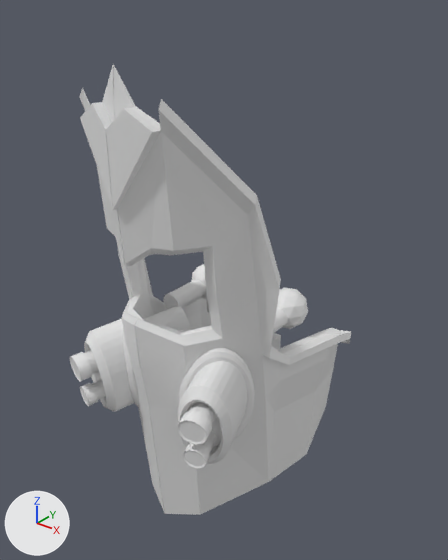
The Blender file Objects3D/caos/marauder.blend as it was, and as the next commit left it.
One viewpoint serves both versions: a 50 mm camera at (55.8, -66.8, 91.6) aimed at (-2.1, 5.6, 46.8). Every picture has the same lights, and +X, +Y and +Z are marked at lower left.

Before the edit, the objects in view are built like this:
```python
ob_base = bpy.data.objects.new('base', me_plane_001)
ob_base.parent = ob_root
ob_base.location = (0.227, -1.45, 42.56)
ob_canon = bpy.data.objects.new('canon', me_cylinder_003)
ob_canon.parent = ob_base
ob_canon.location = (0.233, -13.32, 36.25)
ob_canon1d = bpy.data.objects.new('canon1d', me_cylinder_011)
ob_canon1d.parent = ob_canon
ob_canon1d.location = (-10.53, -15.63, 38.4)
ob_canon1i = bpy.data.objects.new('canon1i', me_cylinder_014)
ob_canon1i.parent = ob_canon
ob_canon1i.location = (10.98, -15.63, 38.4)
ob_canon2d = bpy.data.objects.new('canon2d', me_cylinder_012)
ob_canon2d.parent = ob_canon
ob_canon2d.location = (-10.31, -15.52, 33.0)
ob_canon2i = bpy.data.objects.new('canon2i', me_cylinder_013)
ob_canon2i.parent = ob_canon
ob_canon2i.location = (10.76, -15.52, 33.0)
ob_hombre = bpy.data.objects.new('hombre', me_cylinder_002)
ob_hombre.parent = ob_base
ob_hombre.location = (0.611, 8.018, 50.92)
```
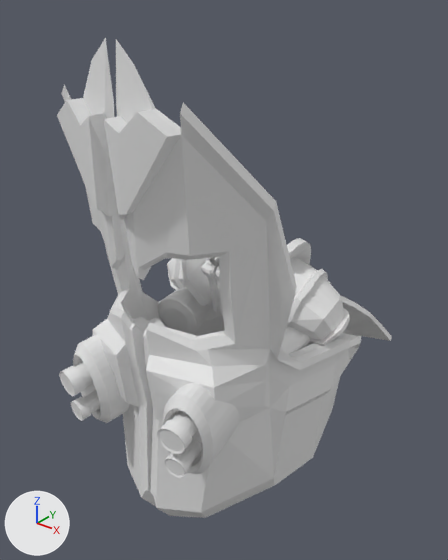
Commit message: marauder model upgrade

What changed in the scene script:
```text
Change me_plane_001:
    used by ob_base; parent = ob_root; location = (0.227, -1.45, 42.56)
    remove me_plane_001.from_pydata(...)  # 1463 vertices, 1420 faces; spans x -15.5..15.5, y -17.7..23.4, z -32.8..40.5
    add me_plane_001.from_pydata(...)  # 502 vertices, 494 faces; spans x -17.8..17.8, y -15.9..29.5, z -32.6..42.4
    me_plane_001 part 1: the loose piece of 266 vertices spanning x -15.5..15.5, y -17.7..23.4, z -31.4..40.5 is rebuilt with 233 vertices and now spans x -17.8..-0.1, y -15.9..26.3, z -32.6..42.4
    me_plane_001 part 2: a new loose piece of 233 vertices spanning x 0.1..17.8, y -15.9..26.3, z -32.6..42.4
    me_plane_001 part 3: the loose piece of 576 vertices spanning x -12.3..-4.3, y -12.5..-3.4, z -15.2..2.9 is deleted
    me_plane_001 part 4: the loose piece of 576 vertices spanning x 4.3..12.3, y -12.5..-3.4, z -15.2..2.9 is deleted
Change me_cylinder_002:
    used by ob_hombre; parent = ob_base; location = (0.611, 8.018, 50.92)
    remove me_cylinder_002.from_pydata(...)  # 1312 vertices, 1287 faces; spans x -11.4..11.2, y -9.7..4.6, z -22.9..5.8
    add me_cylinder_002.from_pydata(...)  # 384 vertices, 294 faces; spans x -14.6..11.9, y -7.2..7.4, z -12.5..7.3
    me_cylinder_002 part 5: 7 loose pieces with 1254 vertices, spanning x -9.8..11.2, y -9.7..4.4, z -22.9..5.8, are deleted
    me_cylinder_002 part 6: 58 vertices removed from x -11.4..6.0, y -4.4..4.6, z -13.5..-3.7; 384 vertices added at x -14.6..11.9, y -7.2..7.4, z -12.5..7.3
Change me_cylinder_003:
    used by ob_canon; parent = ob_base; location = (0.233, -13.32, 36.25)
    remove me_cylinder_003.from_pydata(...)  # 642 vertices, 518 faces; spans x -14.3..14.3, y -3.9..13.7, z -7.8..7.8
    add me_cylinder_003.from_pydata(...)  # 674 vertices, 551 faces; spans x -13.7..13.7, y -3.7..13.7, z -7.8..7.8
    me_cylinder_003 part 7: 1 vertex moved within x 10.7, y -2.9, z 4.6; 287 vertices removed from x 2.5..14.3, y -3.9..13.7, z -7.8..7.8; 319 vertices added at x 4.4..13.7, y -3.7..13.7, z -7.8..7.8
    me_cylinder_003 part 8: 1 vertex moved within x -10.7, y -2.9, z 4.6; 287 vertices removed from x -14.3..-2.5, y -3.9..13.7, z -7.8..7.8; 287 vertices added at x -13.7..-4.4, y -3.7..12.3, z -7.8..7.8
Change ob_base:
    ob_base.location: (0.227, -1.45, 42.56) -> (-0.000137, -4.36, 43.35)
Change ob_hombre:
    ob_hombre.matrix_parent_inverse: Matrix(((1.0, 0.0, 0.0, -0.227), (0.0, 1.0, 0.0, 1.45), (0.0, 0.0, 1.0, -42.56), (0.0, 0.0, 0.0, 1.0))) -> Matrix(((1.0, 0.0, 0.0, 0.000137), (0.0, 1.0, 0.0, 4.36), (0.0, 0.0, 1.0, -43.35), (0.0, 0.0, 0.0, 1.0)))
    ob_hombre.location: (0.611, 8.018, 50.92) -> (2.661, 11.73, 41.78)
Change ob_canon:
    ob_canon.matrix_parent_inverse: Matrix(((1.0, 0.0, 0.0, -0.227), (0.0, 1.0, 0.0, 1.45), (0.0, 0.0, 1.0, -42.56), (0.0, 0.0, 0.0, 1.0))) -> Matrix(((1.0, 0.0, 0.0, 0.000137), (0.0, 1.0, 0.0, 4.36), (0.0, 0.0, 1.0, -43.35), (0.0, 0.0, 0.0, 1.0)))
    ob_canon.location: (0.233, -13.32, 36.25) -> (-0.0393, -15.47, 35.53)
Change ob_canon2i:
    ob_canon2i.location: (10.76, -15.52, 33.0) -> (9.714, -17.77, 32.28)
Change ob_canon2d:
    ob_canon2d.matrix_parent_inverse: Matrix(((1.0, 0.0, 0.0, -0.233), (0.0, 1.0, 0.0, 13.32), (0.0, 0.0, 1.0, -36.25), (0.0, 0.0, 0.0, 1.0))) -> Matrix(((1.0, 0.0, 0.0, 0.0393), (0.0, 1.0, 0.0, 15.47), (0.0, 0.0, 1.0, -35.53), (0.0, 0.0, 0.0, 1.0)))
    ob_canon2d.location: (-10.31, -15.52, 33.0) -> (-9.564, -17.99, 32.24)
Change ob_canon1i:
    ob_canon1i.matrix_parent_inverse: Matrix(((1.0, 0.0, 0.0, -0.233), (0.0, 1.0, 0.0, 13.32), (0.0, 0.0, 1.0, -36.25), (0.0, 0.0, 0.0, 1.0))) -> Matrix(((1.0, 0.0, 0.0, 0.0393), (0.0, 1.0, 0.0, 15.47), (0.0, 0.0, 1.0, -35.53), (0.0, 0.0, 0.0, 1.0)))
    ob_canon1i.location: (10.98, -15.63, 38.4) -> (9.922, -17.9, 37.68)
Change ob_canon1d:
    ob_canon1d.matrix_parent_inverse: Matrix(((1.0, 0.0, 0.0, -0.233), (0.0, 1.0, 0.0, 13.32), (0.0, 0.0, 1.0, -36.25), (0.0, 0.0, 0.0, 1.0))) -> Matrix(((1.0, 0.0, 0.0, 0.0393), (0.0, 1.0, 0.0, 15.47), (0.0, 0.0, 1.0, -35.53), (0.0, 0.0, 0.0, 1.0)))
    ob_canon1d.location: (-10.53, -15.63, 38.4) -> (-9.856, -18.14, 37.64)
Add ob_brazos:
    ob_brazos = bpy.data.objects.new('brazos', me_cylinder_001)  # 384 vertices, 324 faces; spans x -23.3..4.0, y -5.4..6.3, z -4.7..5.6
    ob_brazos.parent = ob_hombre
    ob_brazos.location = (9.651, 5.614, 39.64)
Add ob_cara:
    ob_cara = bpy.data.objects.new('cara', me_plane_003)  # 814 vertices, 761 faces; spans x -4.2..4.3, y -5.0..5.7, z -9.6..7.5
    ob_cara.parent = ob_hombre
    ob_cara.location = (-0.207, 5.034, 52.09)
Add ob_hombros:
    ob_hombros = bpy.data.objects.new('hombros', me_cylinder)  # 564 vertices, 526 faces; spans x -18.3..18.3, y -10.9..6.0, z -6.3..9.1
    ob_hombros.parent = ob_hombre
    ob_hombros.location = (-0.622, 12.14, 45.28)
Add ob_capa:
    ob_capa = bpy.data.objects.new('capa', me_plane)  # 70 vertices, 68 faces; spans x -15.8..15.3, y -8.6..12.9, z -20.4..6.7
    ob_capa.parent = ob_hombre
    ob_capa.location = (0.4, 23.82, 40.34)
```

Changed parts and their boxes (x1, y1, x2, y2) in the pictures (448 x 560 px; the box of a moved part takes in the faces that stretch with it):
'base', reshaped, moved (12% wider, 6% taller): before (79, 64, 351, 515); after (57, 38, 362, 518)
'canon', reshaped, moved: before (84, 306, 247, 464); after (73, 317, 239, 474)
'hombros', added: after (167, 238, 350, 345)
'hombre', moved (not visible afterwards): before (163, 264, 308, 349)
'brazos', added: after (158, 288, 310, 355)
'canon1i', moved: before (177, 402, 217, 444); after (157, 411, 198, 454)
'canon2i', moved: before (183, 430, 217, 468); after (164, 438, 202, 478)
'canon1d', moved: before (70, 351, 99, 382); after (59, 362, 93, 396)
'capa', added: after (340, 295, 392, 341)
'canon2d', moved: before (80, 379, 106, 406); after (71, 390, 100, 421)
'cara', added: after (201, 257, 223, 315)
part 1 of me_plane_001, rebuilt: before (79, 64, 351, 515); after (57, 38, 225, 506)
part 2 of me_plane_001, added: after (104, 39, 362, 518)
part 3 of me_plane_001, deleted: before (123, 330, 140, 407)
part 4 of me_plane_001, deleted: before (179, 348, 255, 440)
part 5 of me_cylinder_002, deleted: before (163, 279, 308, 349)
part 6 of me_cylinder_002, built on: before (191, 264, 280, 325)
part 7 of me_cylinder_003, moved or reshaped: before (178, 361, 247, 464); after (163, 383, 239, 474)
part 8 of me_cylinder_003, moved or reshaped: before (84, 306, 191, 412); after (73, 317, 165, 423)
